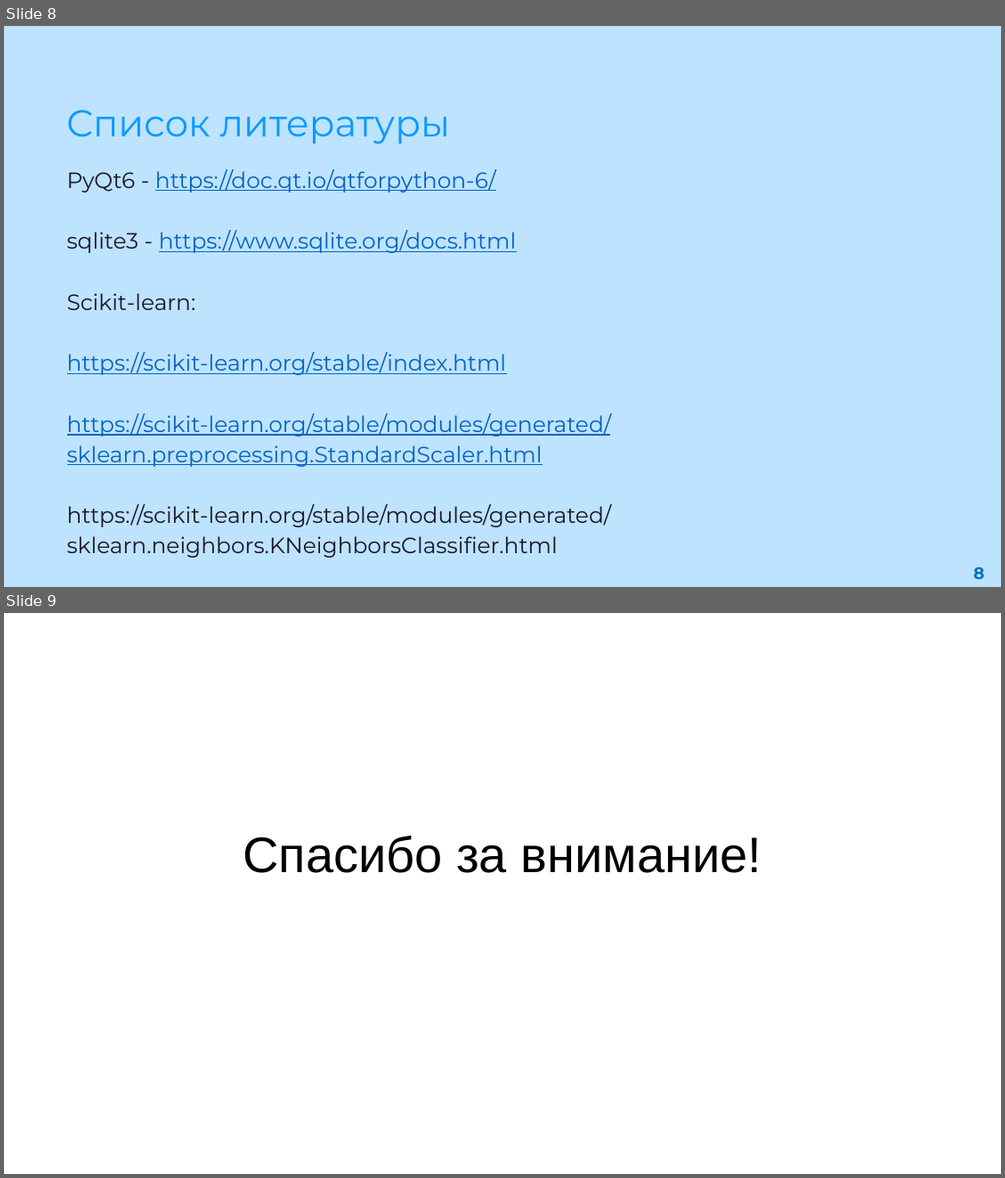
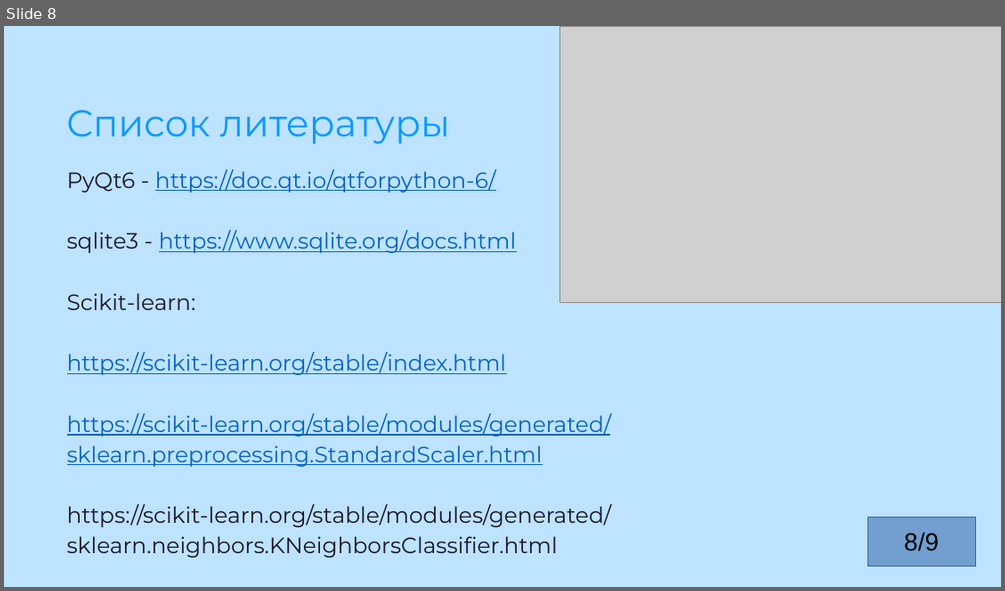
Before and after one commit to alexandr2081/Prosthetic-Calculator, a slide deck: Очень важные вещи/Итоговая презентация (Калькулятор протезов).pptx. Shown one above the other, each under a label of ours: slides 8 and 9 before the commit, slide 8 after it. The pictures are 1005x1178 and 1005x591 pixels, drawn with LibreOffice and Linux fonts; fonts in the diff are those of the drawing; grey boxes stand for pictures. Boxes give left, top, right and bottom in pixels: in the first picture for what was removed or moved away, otherwise in the second. Text is boxed around its words. In the diff, an @@ line names an element or a change of style, - is before the commit and + after.

```diff
--- a/Очень важные вещи/Итоговая презентация (Калькулятор протезов).pptx
+++ b/Очень важные вещи/Итоговая презентация (Калькулятор протезов).pptx
@@ slide 9 removed at (4, 613, 1001, 1174), background #FFFFFF @@
@@ subtitle removed at (243, 835, 761, 873) @@
-Спасибо за внимание!
@@ slide 8 changed as well @@
@@ picture added at (559, 26, 1001, 302) @@
@@ rectangle added at (867, 516, 975, 565), fill #729FCF, outline #3465A4 0 pt, 36 pt, text #000000 @@
+8/9
@@ text removed at (973, 566, 984, 579) @@
-8
```
Also in this commit, not shown: 7 other slides changed, 1 slide added.
